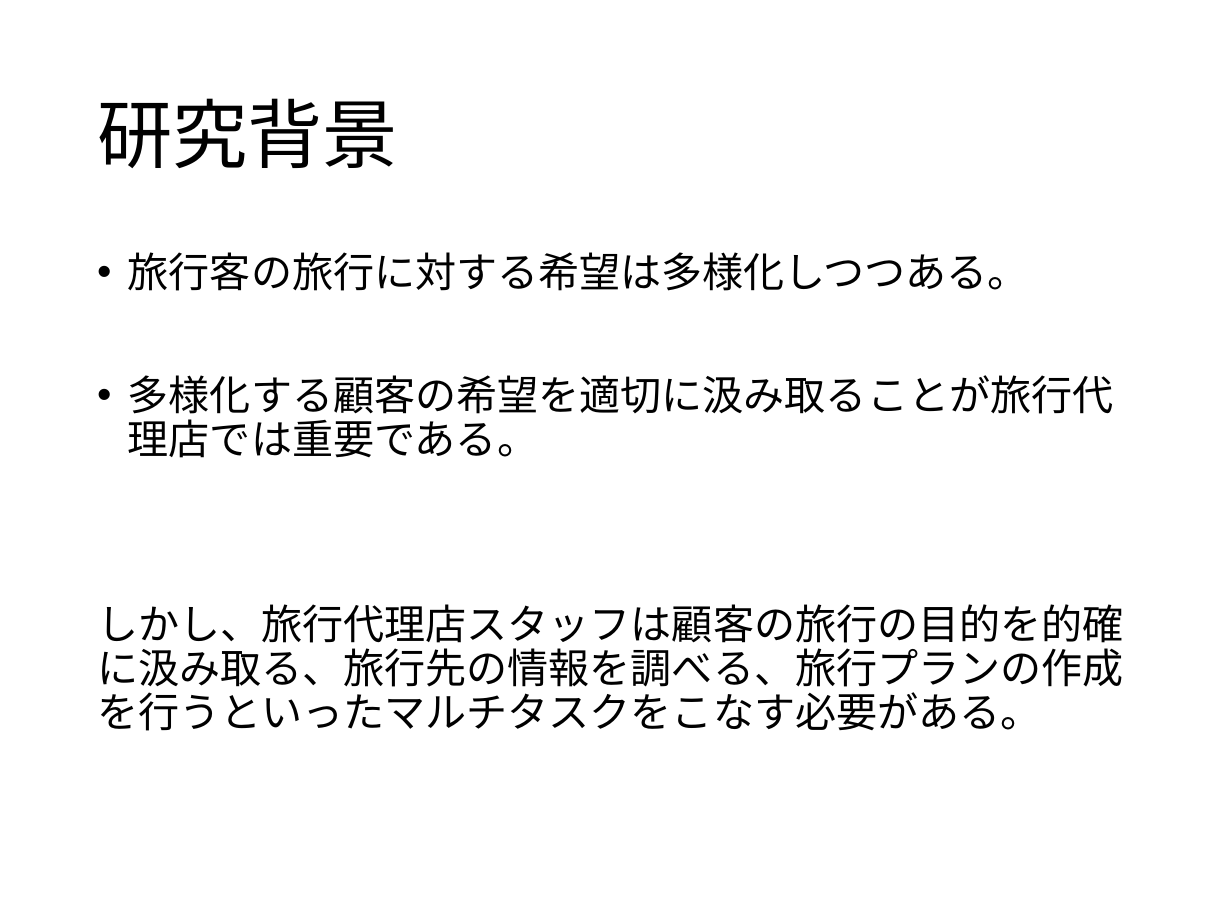
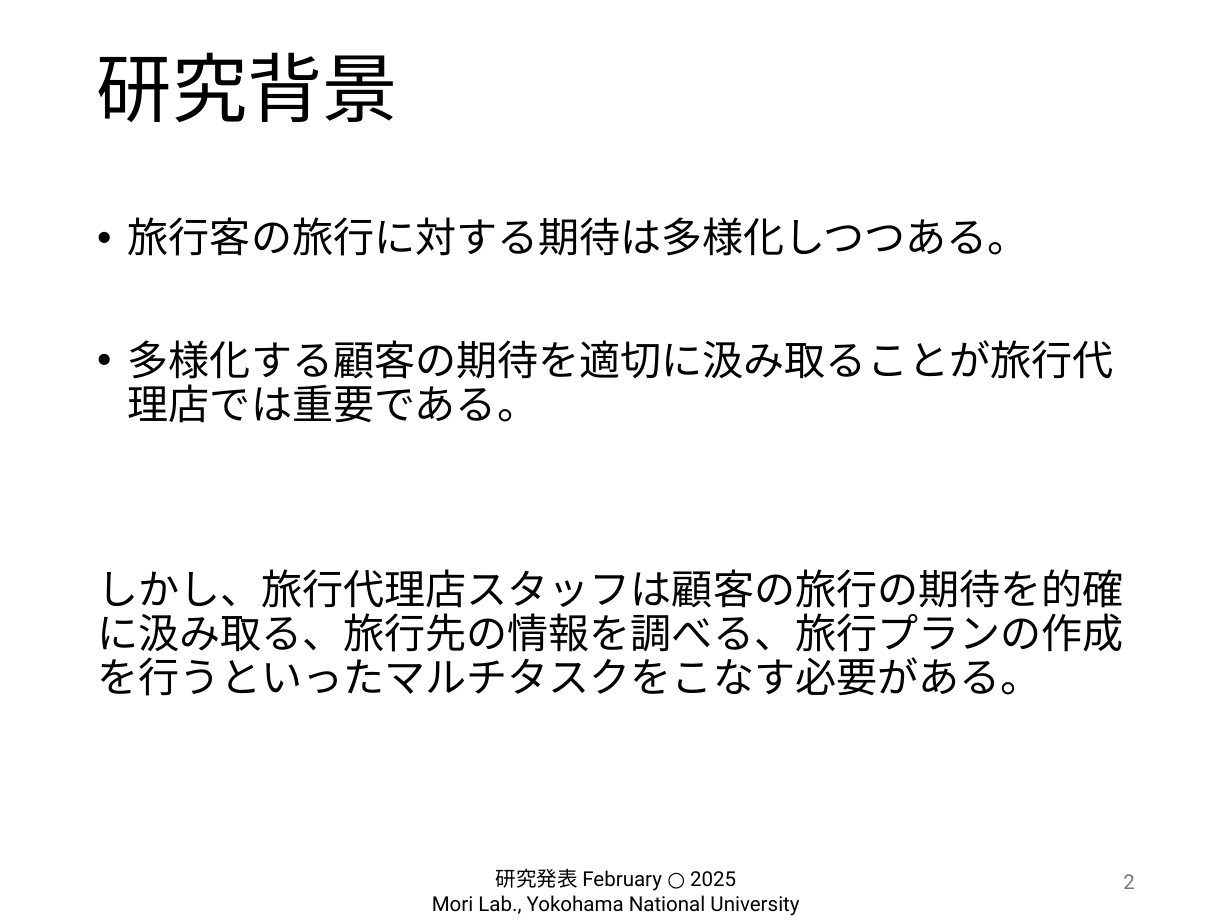
Before and after one commit to hiiragi-moon/graduation-research, a slide deck: slide 2 of 卒研発表.pptx. Drawn at 1232x924 pixels with LibreOffice and Linux fonts; fonts in the diff are those of the drawing; background and template pictures are left out. Boxes give left, top, right and bottom in pixels: in the first picture for what was removed or moved away, otherwise in the second. Text is boxed around its words. In the diff, an @@ line names an element or a change of style, - is before the commit and + after.

```diff
--- a/卒研発表.pptx
+++ b/卒研発表.pptx
@@ title "研究背景": place and size @@
-title "研究背景" at [97,98,398,168]
+title "研究背景" at [97,52,398,122]
@@ text at [97,217,1124,696]: text changed @@
-• 旅行客の旅行に対する希望は多様化しつつある。
-• 多様化する顧客の希望を適切に汲み取ることが旅行代理店では重要である。
-しかし、旅行代理店スタッフは顧客の旅行の目的を的確に汲み取る、旅行先の情報を調べる、旅行プランの作成を行うといったマルチタスクをこなす必要がある。
+• 旅行客の旅行に対する期待は多様化しつつある。
+• 多様化する顧客の期待を適切に汲み取ることが旅行代理店では重要である。
+しかし、旅行代理店スタッフは顧客の旅行の期待を的確に汲み取る、旅行先の情報を調べる、旅行プランの作成を行うといったマルチタスクをこなす必要がある。
@@ text added at [432,868,799,916], 12 pt, text #000000 @@
+研究発表 February ○ 2025
+Mori Lab., Yokohama National University
@@ page number added at [1123,874,1135,889], 12 pt, text #797979 @@
+2
```
Also in this commit, not shown: 21 other slides changed, 1 slide added, 1 slide removed, 42 other files.
